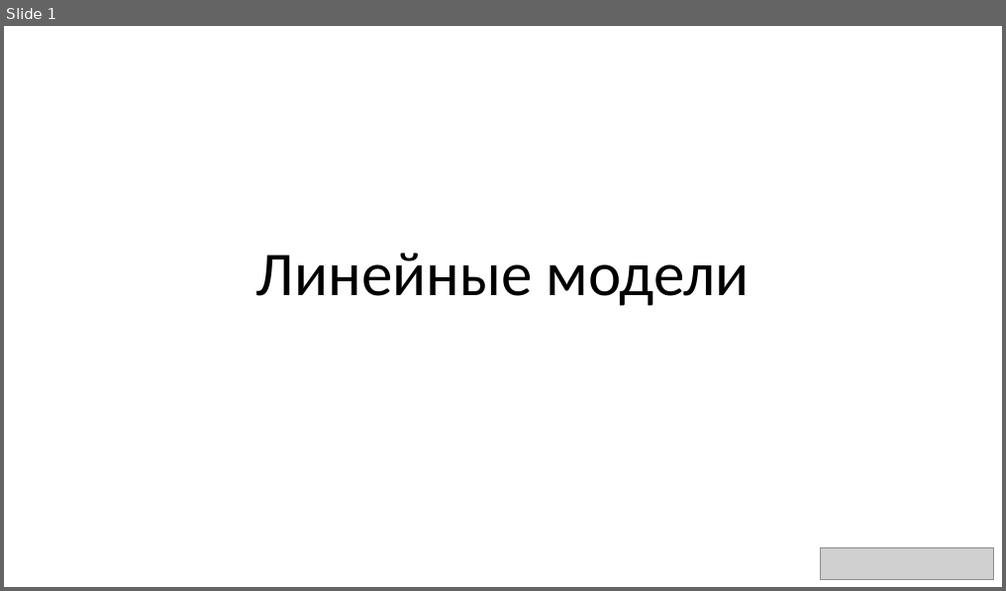
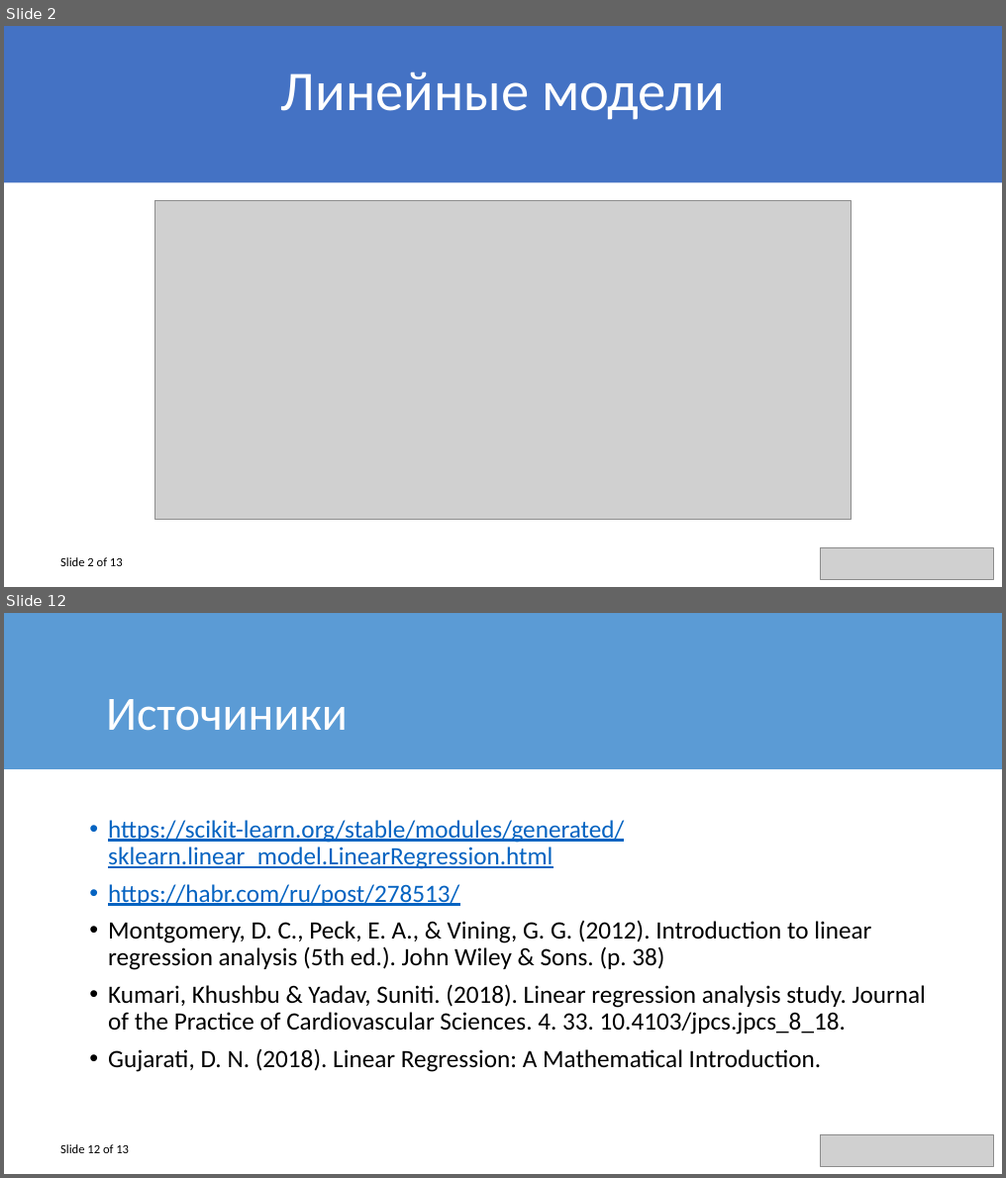
Before and after one commit to Strikoder/Mathmode_UNI_, a slide deck: presentation/Linear models.pptx. Shown one above the other, each under a label of ours: slide 1 before the commit, slides 2 and 12 after it; the slides between them are not shown. The pictures are 1006x591 and 1006x1178 pixels, drawn with LibreOffice and Linux fonts; fonts in the diff are those of the drawing; grey boxes stand for pictures. Boxes give left, top, right and bottom in pixels: in the first picture for what was removed or moved away, otherwise in the second. Text is boxed around its words. In the diff, an @@ line names an element or a change of style, - is before the commit and + after.

```diff
--- a/presentation/Linear models.pptx
+++ b/presentation/Linear models.pptx
@@ slide 12 added at [4, 613, 1002, 1174], background #FFFFFF @@
@@ rectangle added at [4, 613, 1002, 769], fill #5B9BD5 @@
@@ title added at [106, 699, 348, 731], 46 pt, text #FFFFFF @@
+Источиники
@@ subtitle added at [108, 820, 926, 1072], 24 pt, text #000000 @@
+• https://scikit-learn.org/stable/modules/generated/sklearn.linear_model.LinearRegression.html
+• https://habr.com/ru/post/278513/
+• Montgomery, D. C., Peck, E. A., & Vining, G. G. (2012). Introduction to linear regression analysis (5th ed.). John Wiley & Sons. (p. 38)
+• Kumari, Khushbu & Yadav, Suniti. (2018). Linear regression analysis study. Journal of the Practice of Cardiovascular Sciences. 4. 33. 10.4103/jpcs.jpcs_8_18.
+• Gujarati, D. N. (2018). Linear Regression: A Mathematical Introduction.
@@ text added at [60, 1145, 129, 1154], 12 pt, text #000000 @@
+Slide 12 of 13
@@ picture added at [820, 1135, 994, 1166] @@
@@ what was slide 1 is now slide 2 @@
@@ slide 2 changed as well @@
@@ rectangle added at [4, 26, 1002, 182], fill #4472C4 @@
@@ title "Линейные модели": place and size @@
-title "Линейные модели" at [256, 253, 749, 306]
+title "Линейные модели" at [281, 72, 725, 120]
@@ title "Линейные модели" at [281, 72, 725, 120]: size 60 to 54 pt, text colour #000000 to #FFFFFF @@
@@ picture added at [155, 201, 851, 520] @@
@@ text added at [60, 558, 123, 567], 12 pt, text #000000 @@
+Slide 2 of 13
```
Also in this commit, not shown: 11 other slides added, 19 slides removed, 4 other files.
